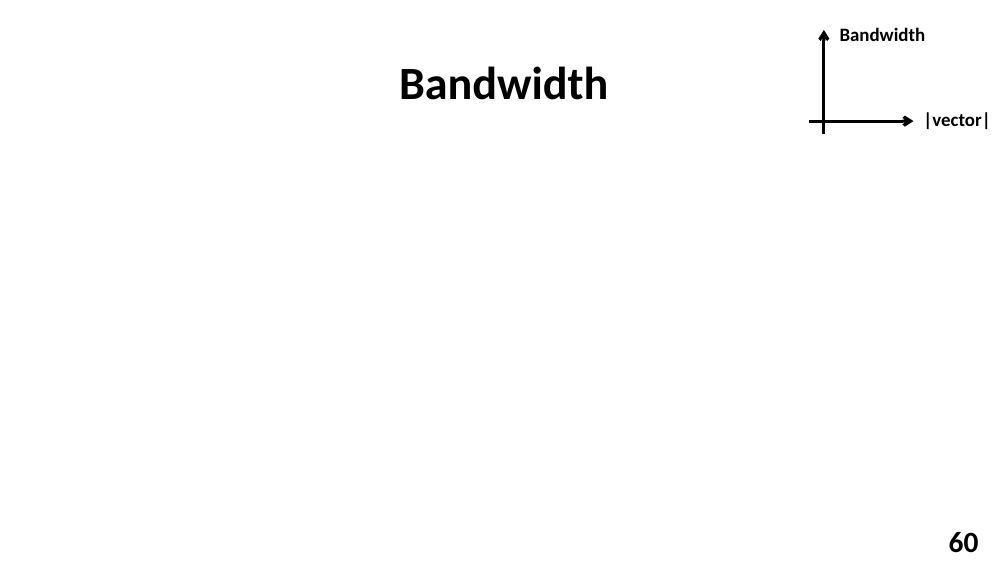
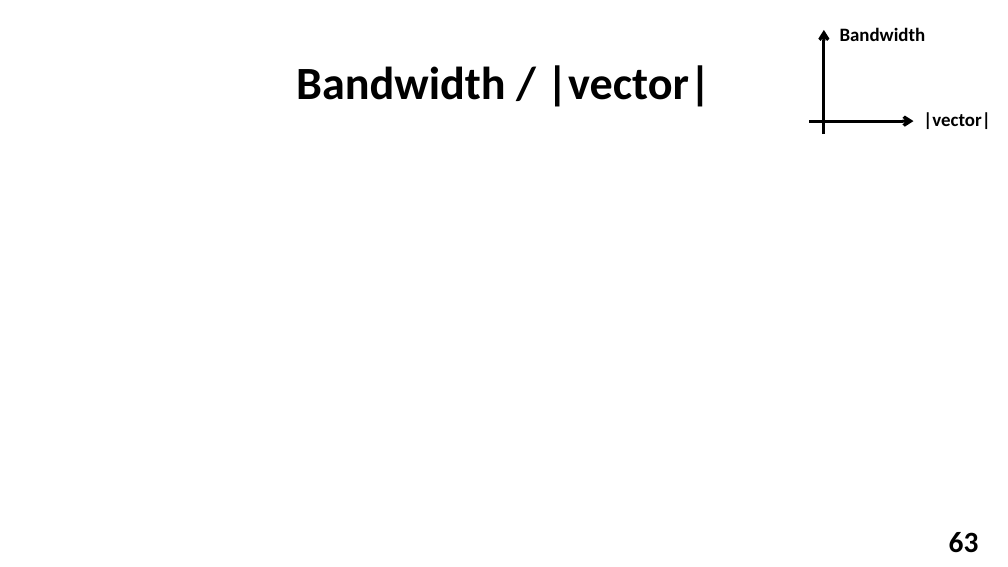
Before and after one commit to YuvalAlf/Distributed-Monitoring, a slide deck: slide 63 of What We Did So Far Dec 2018.pptx (slide 60 before the commit). Drawn at 1008x567 pixels with LibreOffice and Linux fonts; fonts in the diff are those of the drawing; background and template pictures are left out. Boxes give left, top, right and bottom in pixels: in the first picture for what was removed or moved away, otherwise in the second. Text is boxed around its words. In the diff, an @@ line names an element or a change of style, - is before the commit and + after.

```diff
--- a/What We Did So Far Dec 2018.pptx
+++ b/What We Did So Far Dec 2018.pptx
@@ title at (x1=296, y1=65, x2=711, y2=107): text changed @@
-Bandwidth
+Bandwidth / |vector|
@@ page number at (x1=949, y1=532, x2=979, y2=553): text changed @@
-60
+63
```
Also in this commit, not shown: 12 other slides changed, 3 slides added, 13 other files.
